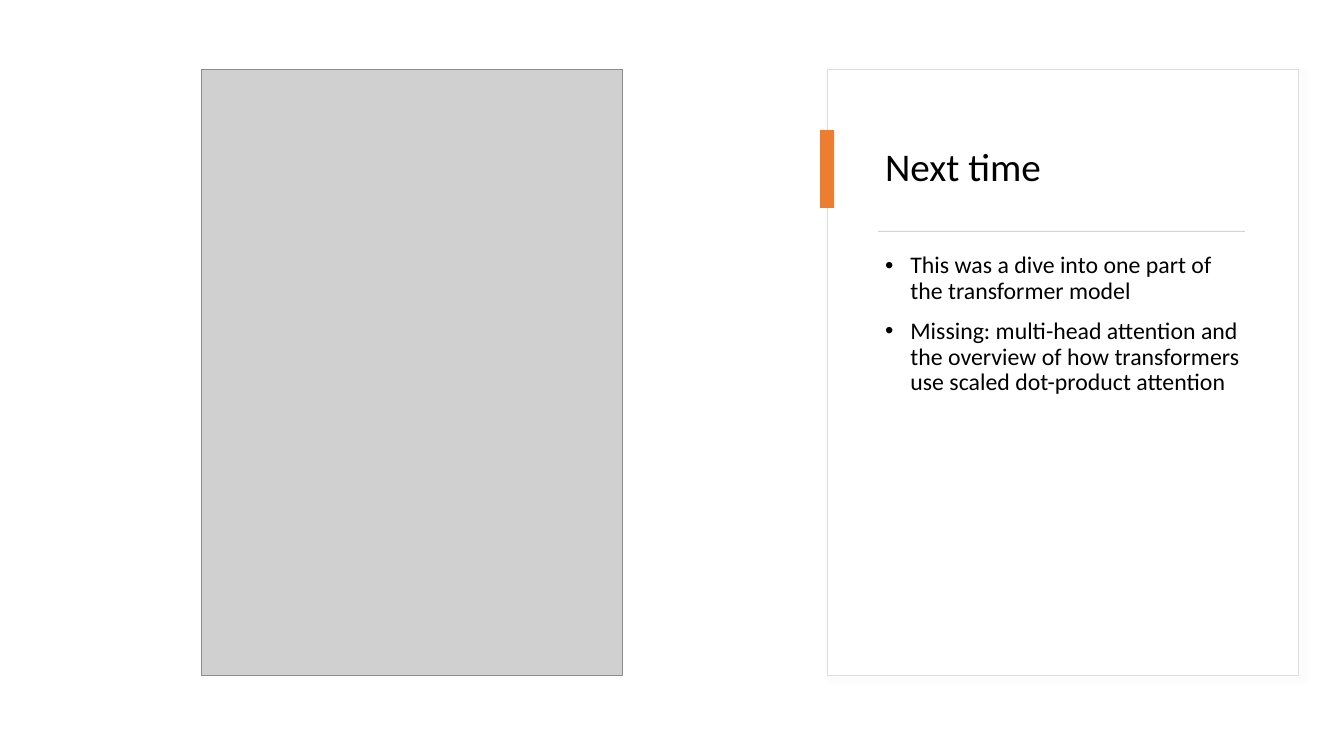
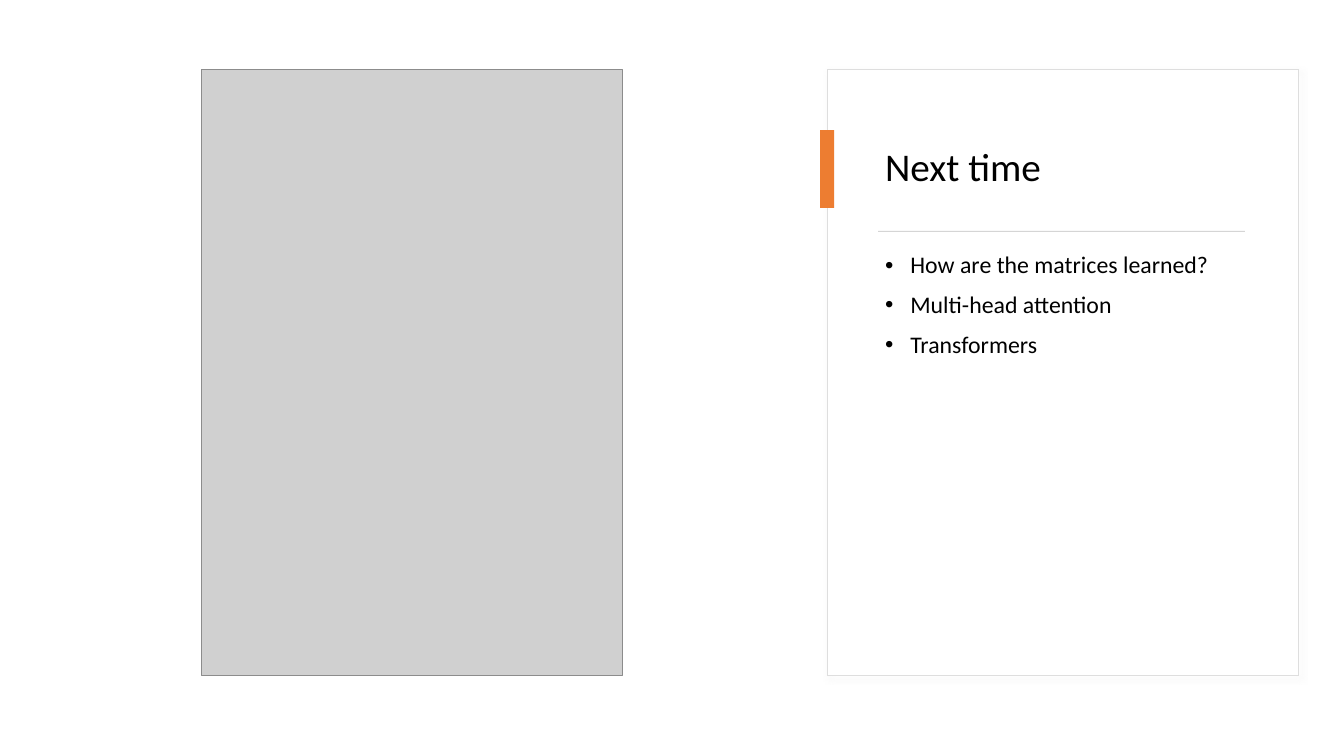
Before and after one commit to kwende/ml-meetup, a slide deck: slide 19 of benr/Attention.pptx (slide 20 before the commit). Drawn at 1344x756 pixels with LibreOffice and Linux fonts; fonts in the diff are those of the drawing; grey boxes stand for pictures. Boxes give left, top, right and bottom in pixels: in the first picture for what was removed or moved away, otherwise in the second. Text is boxed around its words. In the diff, an @@ line names an element or a change of style, - is before the commit and + after.

```diff
--- a/benr/Attention.pptx
+++ b/benr/Attention.pptx
@@ text at (910,256,1208,353): text changed @@
-• This was a dive into one part of the transformer model
-• Missing: multi-head attention and the overview of how transformers use scaled dot-product attention
+• How are the matrices learned?
+• Multi-head attention
+• Transformers
```
Also in this commit, not shown: 10 other slides changed, 1 slide added, 2 slides removed, 1 other file.
